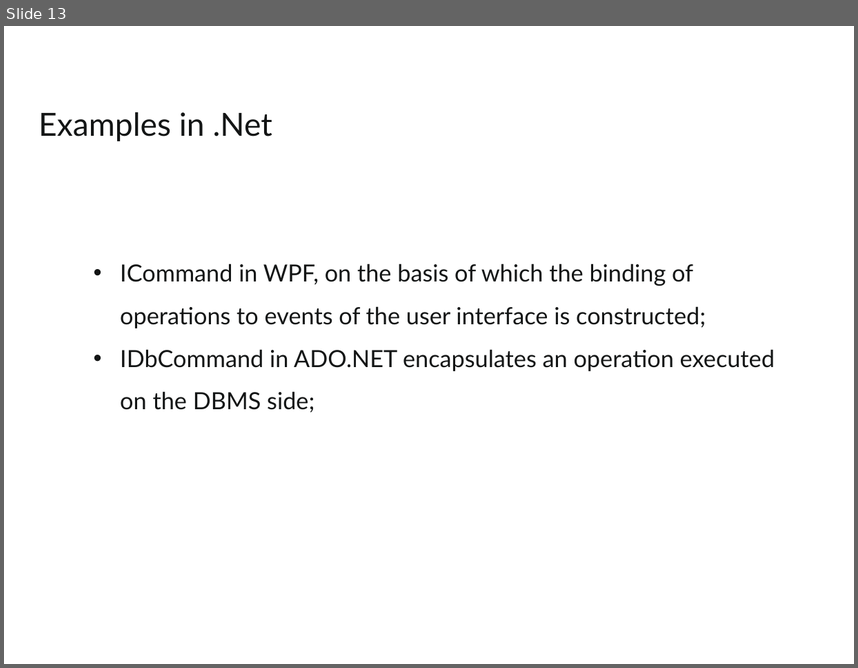
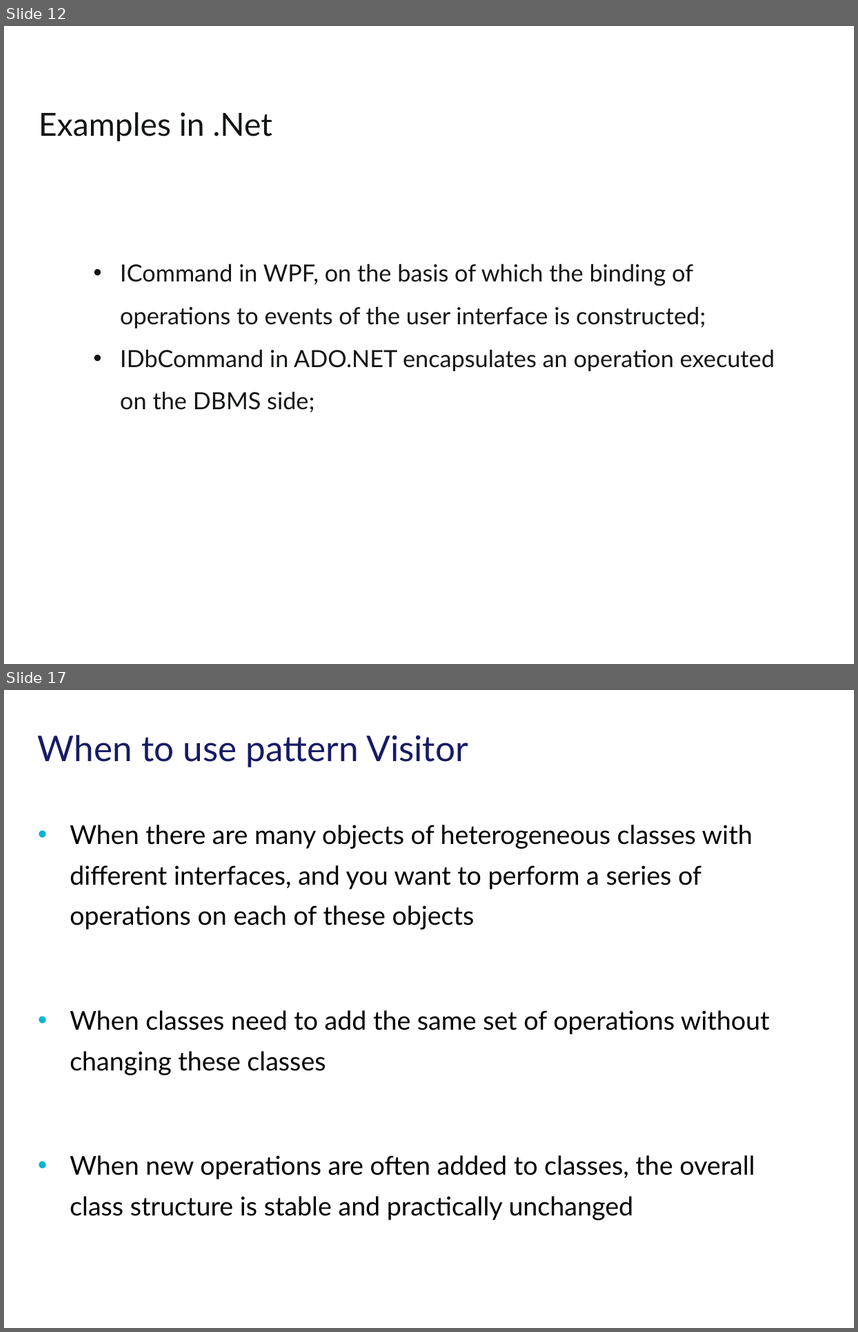
Before and after one commit to tarasiscom/Lv-273, a slide deck: education/Command and Visitor patterns.pptx. Shown one above the other, each under a label of ours: slide 13 before the commit, slides 12 and 17 after it; the slides between them are not shown. The pictures are 858x668 and 858x1332 pixels, drawn with LibreOffice and Linux fonts; fonts in the diff are those of the drawing; background and template pictures are left out. Boxes give left, top, right and bottom in pixels: in the first picture for what was removed or moved away, otherwise in the second. Text is boxed around its words. In the diff, an @@ line names an element or a change of style, - is before the commit and + after.

Commit message:
Command and Visitor patterns

```diff
--- a/education/Command and Visitor patterns.pptx
+++ b/education/Command and Visitor patterns.pptx
@@ slide 17 added at <box>4,690,854,1328</box>, background #FFFFFF @@
@@ subtitle added at <box>38,735,468,767</box>, 30 pt, text #171B65 @@
+When to use pattern Visitor
@@ text added at <box>70,825,770,1220</box>, 22 pt, text #000000 @@
+• When there are many objects of heterogeneous classes with different interfaces, and you want to perform a series of operations on each of these objects
+• When classes need to add the same set of operations without changing these classes
+• When new operations are often added to classes, the overall class structure is stable and practically unchanged
@@ what was slide 13 is now slide 12 @@
```
Also in this commit, not shown: 1 slide changed, 4 other slides added, 6 slides removed.
